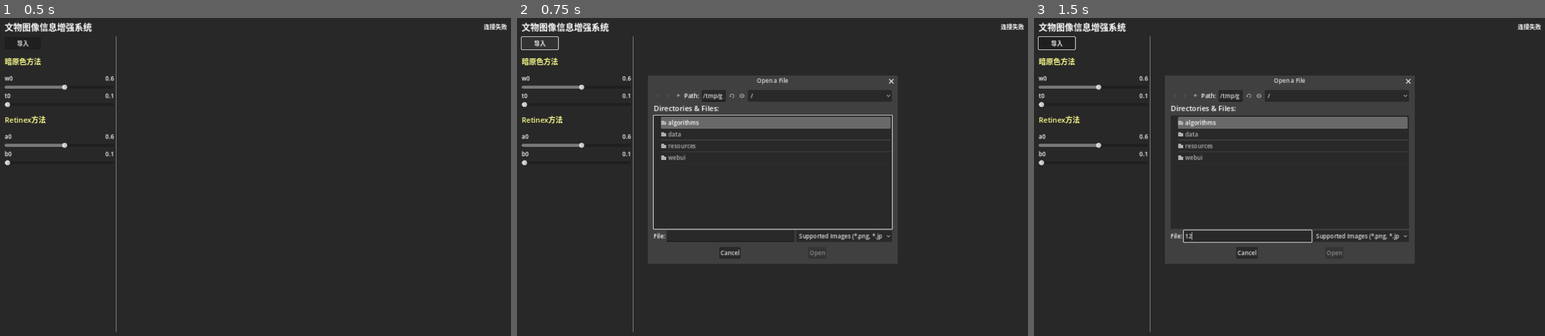
Above: before the commit, frames 1-3 (left to right).
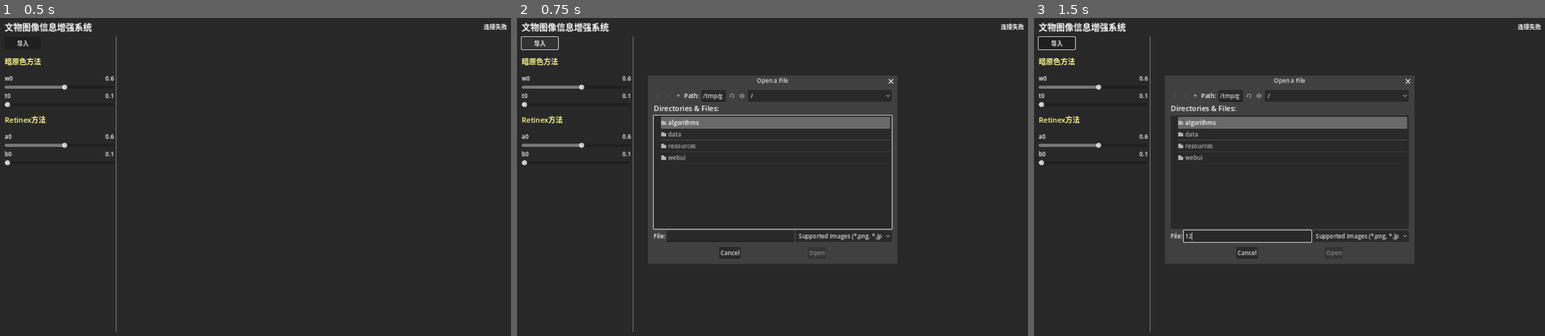
Above: after the commit, the same moments.

Repository: MrBBBaiXue/CVLightpass
Game: Godot game, scene res://main.tscn
Two runs of this game, one before a commit and one after it. Both use one fixed random seed, a clock stepped at 60 frames per second and the inputs below.
Inputs (mouse positions are in pixels of both pictures, inside the frame that each line leads up to):
- Up to frame 1 (0.5 s): no input
- Up to frame 2 (0.75 s): click "导入" at 0.5 s
- Up to frame 3 (1.5 s): click (1248, 237) at 1.27 s; type "12" at 1.35 s

Frame 1 is identical in both runs. In frame 2, 0.2% of the frame differs, in the area x 54-74%, y 19-75%; in frame 3, 0.1%.

Commit message:
Finish upload image api.

Diff:
--- /dev/null
+++ b/config.json
@@ -0,0 +1,9 @@
+{
+    "sigma_list": [15, 80, 200],
+    "G" : 5.0,
+    "b" : 25.0,
+    "alpha" : 125.0,
+    "beta" : 46.0,
+    "low_clip" : 0.01,
+    "high_clip" : 0.99
+}
--- a/global.gd
+++ b/global.gd
@@ -46,6 +46,8 @@
 		push_error(error)
 	pass
 
+func process_image(id, method) -> void:
+	pass
 
 func download_image(id) -> void:
 
Not shown, changed: algorithms/retinex.py
Not shown, added: algorithms/run_retinex.py
Not shown, changed: server.py
